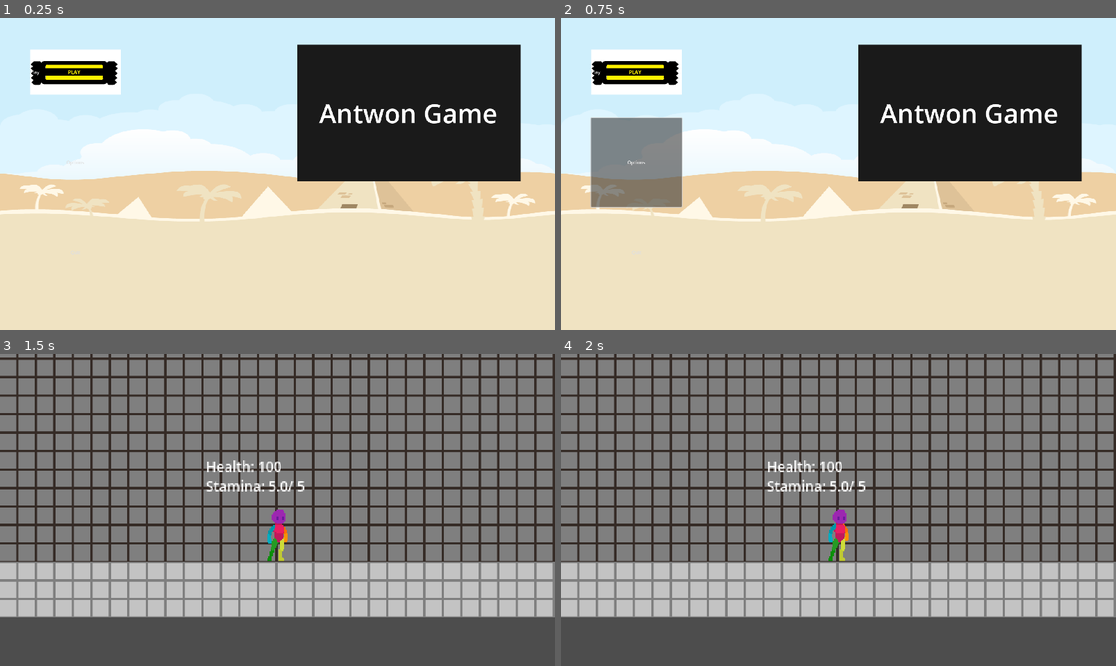
Above: before the commit, frames 1-4 (two rows, left to right).
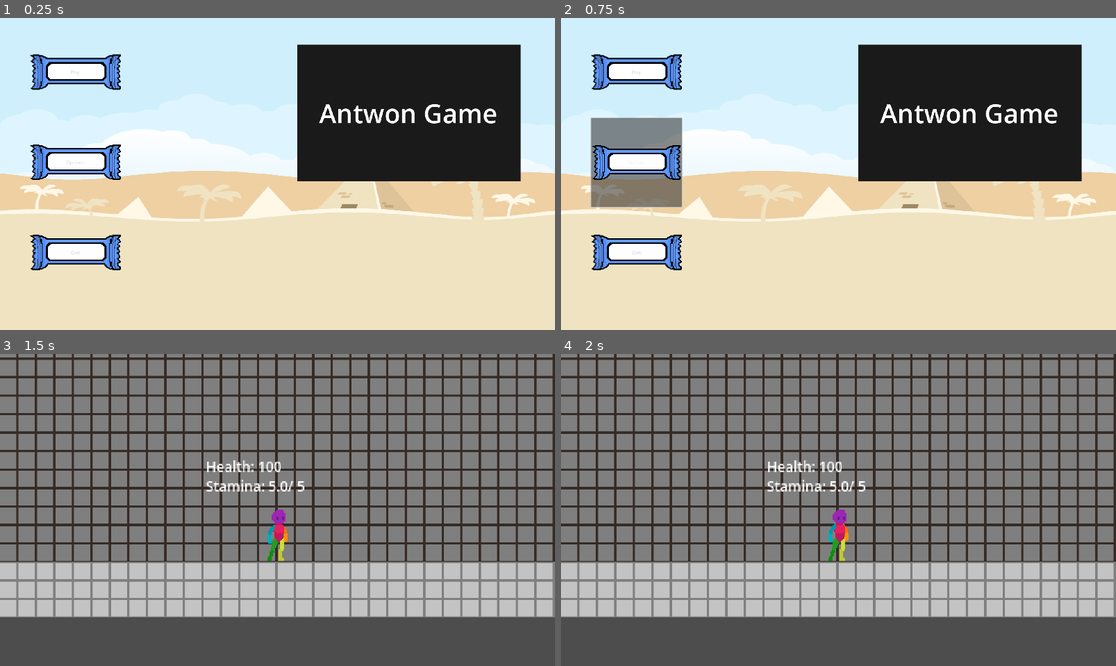
Above: after the commit, the same moments.

Repository: raumonte/Shovel_Gam_Jam
Game: Godot game, scene res://Scenes/main_menu.tscn
The game is run twice, just before and just after one commit, with the same random seed, the same clock (stepped at 60 frames per second) and the same inputs. The engine's default icon, where the game draws it, is replaced by a stand-in: a white triangle on a blue panel in a dark square.
Inputs:
- Up to frame 1 (0.25 s): no input
- Up to frame 2 (0.75 s): click "Options" at 0.5 s
- Up to frame 3 (1.5 s): click "Play" at 1.25 s
- Up to frame 4 (2 s): no input

The runs differ from the first frame. In frame 1, 4.8% of the frame differs, in the area x 5-22%, y 10-81%; in frame 2, 5.1%; in frame 3, nothing differs; in frame 4, nothing differs.

Commit message:
Added Pause Menu
- Added Pause Menu
- functional but very buggy

Diff:
--- a/Scenes/main_menu.tscn
+++ b/Scenes/main_menu.tscn
@@ -3,7 +3,7 @@
 [ext_resource type="Script" uid="uid://22fnl52wtn8c" path="res://Scripts/main_menu.gd" id="1_glbon"]
 [ext_resource type="Texture2D" uid="uid://bvu7q7rqyxr4p" path="res://Sprites/Placeholder/Placeholder UI Art/backgroundColorDesert.png" id="1_jix8l"]
 [ext_resource type="Theme" uid="uid://cqmo8y3g8qa3p" path="res://HeaderLarge.tres" id="2_fu7sn"]
-[ext_resource type="Texture2D" uid="uid://bbgqns8o26tl3" path="res://Sprites/Placeholder/Placeholder UI Art/PlayButtonGranolaBar_V1.png" id="4_jix8l"]
+[ext_resource type="Texture2D" uid="uid://cajx1xf4ne4b1" path="res://Sprites/Placeholder/Placeholder UI Art/Button_Granola_Bar_Final.png" id="4_ce3w2"]
 
 [node name="CanvasLayer" type="CanvasLayer"]
 script = ExtResource("1_glbon")
@@ -48,8 +48,7 @@
 size_flags_vertical = 3
 theme = ExtResource("2_fu7sn")
 text = "Play"
-icon = ExtResource("4_jix8l")
-alignment = 0
+icon = ExtResource("4_ce3w2")
 icon_alignment = 1
 expand_icon = true
 
@@ -58,12 +57,20 @@
 size_flags_vertical = 3
 theme = ExtResource("2_fu7sn")
 text = "Options"
+icon = ExtResource("4_ce3w2")
+clip_text = true
+icon_alignment = 1
+expand_icon = true
 
 [node name="Quit" type="Button" parent="Control/VBoxContainer"]
 layout_mode = 2
 size_flags_vertical = 3
 theme = ExtResource("2_fu7sn")
 text = "Quit"
+icon = ExtResource("4_ce3w2")
+clip_text = true
+icon_alignment = 1
+expand_icon = true
 
 [node name="Label" type="Label" parent="Control"]
 layout_mode = 0
--- /dev/null
+++ b/Scenes/pause_menu.gdshader
@@ -0,0 +1,9 @@
+shader_type canvas_item;
+uniform sampler2D SCREEN_TEXTURE: hint_screen_texture, filter_linear_mipmap;
+
+uniform float lod: hint_range(0.0, 5) = 0.0;
+
+void fragment(){
+	vec4 color = texture(SCREEN_TEXTURE, SCREEN_UV, lod);
+	COLOR = color;
+	}
--- /dev/null
+++ b/Scenes/pause_menu.tscn
@@ -0,0 +1,202 @@
+[gd_scene load_steps=8 format=3 uid="uid://dn4so7tctwmfb"]
+
+[ext_resource type="Script" uid="uid://di8e8ftafo7u6" path="res://Scripts/pause_menu.gd" id="1_k0w1u"]
+[ext_resource type="Shader" uid="uid://dxgtscfum16h" path="res://Scenes/pause_menu.gdshader" id="2_1och7"]
+[ext_resource type="Texture2D" uid="uid://cajx1xf4ne4b1" path="res://Sprites/Placeholder/Placeholder UI Art/Button_Granola_Bar_Final.png" id="2_k0w1u"]
+
+[sub_resource type="ShaderMaterial" id="ShaderMaterial_1och7"]
+shader = ExtResource("2_1och7")
+shader_parameter/lod = 0.0
+
+[sub_resource type="Animation" id="Animation_vmyb1"]
+length = 0.001
+tracks/0/type = "bezier"
+tracks/0/imported = false
+tracks/0/enabled = true
+tracks/0/path = NodePath("ColorRect:material:shader_parameter/lod")
+tracks/0/interp = 1
+tracks/0/loop_wrap = true
+tracks/0/keys = {
+"handle_modes": PackedInt32Array(0),
+"points": PackedFloat32Array(0, -0.2, 0, 0.2, 0),
+"times": PackedFloat32Array(0)
+}
+tracks/1/type = "bezier"
+tracks/1/imported = false
+tracks/1/enabled = true
+tracks/1/path = NodePath("PanelContainer:modulate:r")
+tracks/1/interp = 1
+tracks/1/loop_wrap = true
+tracks/1/keys = {
+"handle_modes": PackedInt32Array(0),
+"points": PackedFloat32Array(1, -0.2, 0, 0.2, 0),
+"times": PackedFloat32Array(0)
+}
+tracks/2/type = "bezier"
+tracks/2/imported = false
+tracks/2/enabled = true
+tracks/2/path = NodePath("PanelContainer:modulate:g")
+tracks/2/interp = 1
+tracks/2/loop_wrap = true
+tracks/2/keys = {
+"handle_modes": PackedInt32Array(0),
+"points": PackedFloat32Array(1, -0.2, 0, 0.2, 0),
+"times": PackedFloat32Array(0)
+}
+tracks/3/type = "bezier"
+tracks/3/imported = false
+tracks/3/enabled = true
+tracks/3/path = NodePath("PanelContainer:modulate:b")
+tracks/3/interp = 1
+tracks/3/loop_wrap = true
+tracks/3/keys = {
+"handle_modes": PackedInt32Array(0),
+"points": PackedFloat32Array(1, -0.2, 0, 0.2, 0),
+"times": PackedFloat32Array(0)
+}
+tracks/4/type = "bezier"
+tracks/4/imported = false
+tracks/4/enabled = true
+tracks/4/path = NodePath("PanelContainer:modulate:a")
+tracks/4/interp = 1
+tracks/4/loop_wrap = true
+tracks/4/keys = {
+"handle_modes": PackedInt32Array(0),
+"points": PackedFloat32Array(0, -0.2, 0, 0.2, 0),
+"times": PackedFloat32Array(0)
+}
+
+[sub_resource type="Animation" id="Animation_bpi0q"]
+resource_name = "blur"
+length = 0.4
+tracks/0/type = "bezier"
+tracks/0/imported = false
+tracks/0/enabled = true
+tracks/0/path = NodePath("ColorRect:material:shader_parameter/lod")
+tracks/0/interp = 1
+tracks/0/loop_wrap = true
+tracks/0/keys = {
+"handle_modes": PackedInt32Array(0, 0),
+"points": PackedFloat32Array(0, -0.2, 0, 0.2, 0, 0.902, -0.2, 0, 0.2, 0),
+"times": PackedFloat32Array(0, 0.4)
+}
+tracks/1/type = "bezier"
+tracks/1/imported = false
+tracks/1/enabled = true
+tracks/1/path = NodePath("PanelContainer:modulate:r")
+tracks/1/interp = 1
+tracks/1/loop_wrap = true
+tracks/1/keys = {
+"handle_modes": PackedInt32Array(0, 0),
+"points": PackedFloat32Array(1, -0.2, 0, 0.2, 0, 1, -0.2, 0, 0.2, 0),
+"times": PackedFloat32Array(0, 0.4)
+}
+tracks/2/type = "bezier"
+tracks/2/imported = false
+tracks/2/enabled = true
+tracks/2/path = NodePath("PanelContainer:modulate:g")
+tracks/2/interp = 1
+tracks/2/loop_wrap = true
+tracks/2/keys = {
+"handle_modes": PackedInt32Array(0, 0),
+"points": PackedFloat32Array(1, -0.2, 0, 0.2, 0, 1, -0.2, 0, 0.2, 0),
+"times": PackedFloat32Array(0, 0.4)
+}
+tracks/3/type = "bezier"
+tracks/3/imported = false
+tracks/3/enabled = true
+tracks/3/path = NodePath("PanelContainer:modulate:b")
+tracks/3/interp = 1
+tracks/3/loop_wrap = true
+tracks/3/keys = {
+"handle_modes": PackedInt32Array(0, 0),
+"points": PackedFloat32Array(1, -0.2, 0, 0.2, 0, 1, -0.2, 0, 0.2, 0),
+"times": PackedFloat32Array(0, 0.4)
+}
+tracks/4/type = "bezier"
+tracks/4/imported = false
+tracks/4/enabled = true
+tracks/4/path = NodePath("PanelContainer:modulate:a")
+tracks/4/interp = 1
+tracks/4/loop_wrap = true
+tracks/4/keys = {
+"handle_modes": PackedInt32Array(0, 0),
+"points": PackedFloat32Array(0, -0.2, 0, 0.2, 0, 1, -0.2, 0, 0.2, 0),
+"times": PackedFloat32Array(0, 0.4)
+}
+
+[sub_resource type="AnimationLibrary" id="AnimationLibrary_myy0f"]
+_data = {
+&"RESET": SubResource("Animation_vmyb1"),
+&"blur": SubResource("Animation_bpi0q")
+}
+
+[node name="PauseMenu" type="Control"]
+process_mode = 3
+layout_mode = 3
+anchors_preset = 15
+anchor_right = 1.0
+anchor_bottom = 1.0
+grow_horizontal = 2
+grow_vertical = 2
+script = ExtResource("1_k0w1u")
+
+[node name="ColorRect" type="ColorRect" parent="."]
+material = SubResource("ShaderMaterial_1och7")
+layout_mode = 1
+anchors_preset = 15
+anchor_right = 1.0
+anchor_bottom = 1.0
+grow_horizontal = 2
+grow_vertical = 2
+
+[node name="PanelContainer" type="PanelContainer" parent="."]
+modulate = Color(1, 1, 1, 0)
+layout_mode = 1
+anchors_preset = -1
+anchor_left = 0.26875
+anchor_top = 0.234259
+anchor_right = 0.686458
+anchor_bottom = 0.780556
+offset_left = -20.0
+offset_top = -20.0
+offset_right = 20.0
+offset_bottom = 20.0
+grow_horizontal = 2
+grow_vertical = 2
+
+[node name="VBoxContainer" type="VBoxContainer" parent="PanelContainer"]
+layout_mode = 2
+
+[node name="Resume" type="Button" parent="PanelContainer/VBoxContainer"]
+layout_mode = 2
+size_flags_horizontal = 4
+size_flags_vertical = 6
+text = "Resume"
+icon = ExtResource("2_k0w1u")
+icon_alignment = 1
+
+[node name="Options" type="Button" parent="PanelContainer/VBoxContainer"]
+layout_mode = 2
+size_flags_horizontal = 4
+size_flags_vertical = 6
+text = "Options"
+icon = ExtResource("2_k0w1u")
+icon_alignment = 1
+
+[node name="Quit" type="Button" parent="PanelContainer/VBoxContainer"]
+layout_mode = 2
+size_flags_horizontal = 4
+size_flags_vertical = 6
+text = "Quit"
+icon = ExtResource("2_k0w1u")
+icon_alignment = 1
+
+[node name="AnimationPlayer" type="AnimationPlayer" parent="."]
+libraries = {
+&"": SubResource("AnimationLibrary_myy0f")
+}
+
+[connection signal="pressed" from="PanelContainer/VBoxContainer/Resume" to="." method="_on_resume_pressed"]
+[connection signal="pressed" from="PanelContainer/VBoxContainer/Options" to="." method="_on_options_pressed"]
+[connection signal="pressed" from="PanelContainer/VBoxContainer/Quit" to="." method="_on_quit_pressed"]
--- /dev/null
+++ b/Scripts/pause_menu.gd
@@ -0,0 +1,30 @@
+extends Control
+
+func _ready():
+	$AnimationPlayer.play("RESET")
+
+func resume():
+	get_tree().paused = false
+	$AnimationPlayer.play("blur")
+
+func pause():
+	get_tree().paused = true
+	$AnimationPlayer.play_backwards("blur")
+
+func _unhandled_input(_delta):
+	testEsc()
+
+func testEsc():
+	if Input.is_action_just_pressed("pause") and get_tree().paused == false:
+		pause()
+	elif Input.is_action_just_pressed("pause") and get_tree().paused == true:
+		resume()
+
+func _on_resume_pressed():
+	resume()
+
+func _on_quit_pressed():
+	get_tree().quit()
+
+func _on_options_pressed():
+	pass # Replace with function body
--- a/project.godot
+++ b/project.godot
@@ -62,6 +62,11 @@
 , Object(InputEventJoypadButton,"resource_local_to_scene":false,"resource_name":"","device":-1,"button_index":8,"pressure":0.0,"pressed":false,"script":null)
 ]
 }
+pause={
+"deadzone": 0.2,
+"events": [Object(InputEventKey,"resource_local_to_scene":false,"resource_name":"","device":-1,"window_id":0,"alt_pressed":false,"shift_pressed":false,"ctrl_pressed":false,"meta_pressed":false,"pressed":false,"keycode":0,"physical_keycode":4194305,"key_label":0,"unicode":0,"location":0,"echo":false,"script":null)
+]
+}
 
 [rendering]
 
Not shown, added: Scenes/pause_menu.gdshader.uid
Not shown, added: Scripts/pause_menu.gd.uid
Binary file added: Sprites/Placeholder/Placeholder UI Art/Button_Granola_Bar_Final.png
Not shown, added: Sprites/Placeholder/Placeholder UI Art/Button_Granola_Bar_Final.png.import
Not shown, added: Scenes/pause_menu.tscn1122568526.tmp
Not shown, added: Scenes/pause_menu.tscn1133752420.tmp
Not shown, added: Scenes/pause_menu.tscn1174886128.tmp
